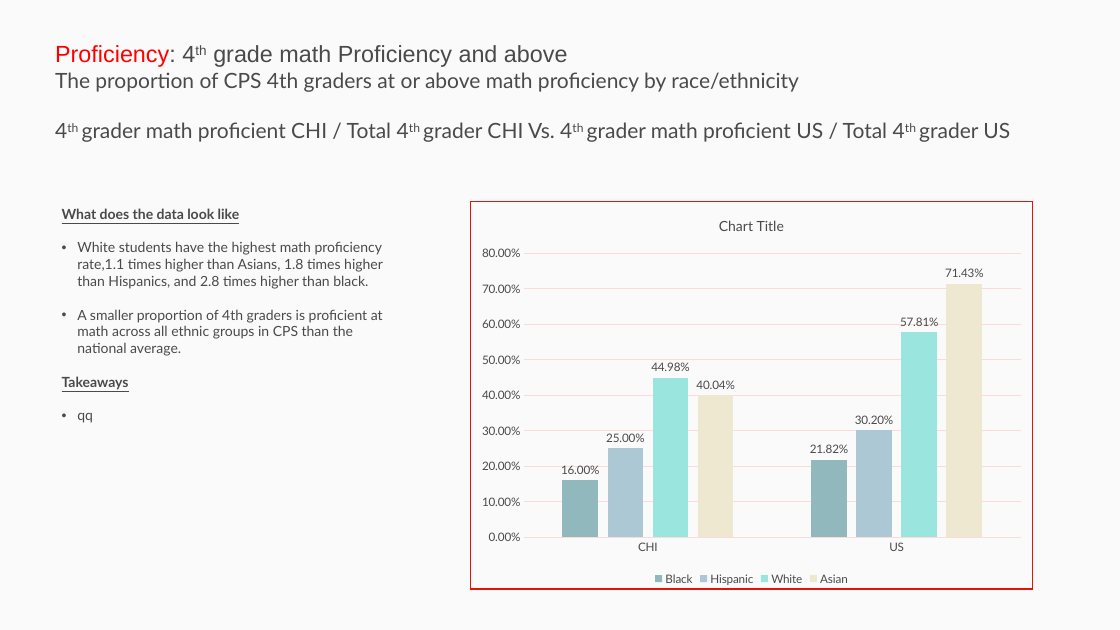
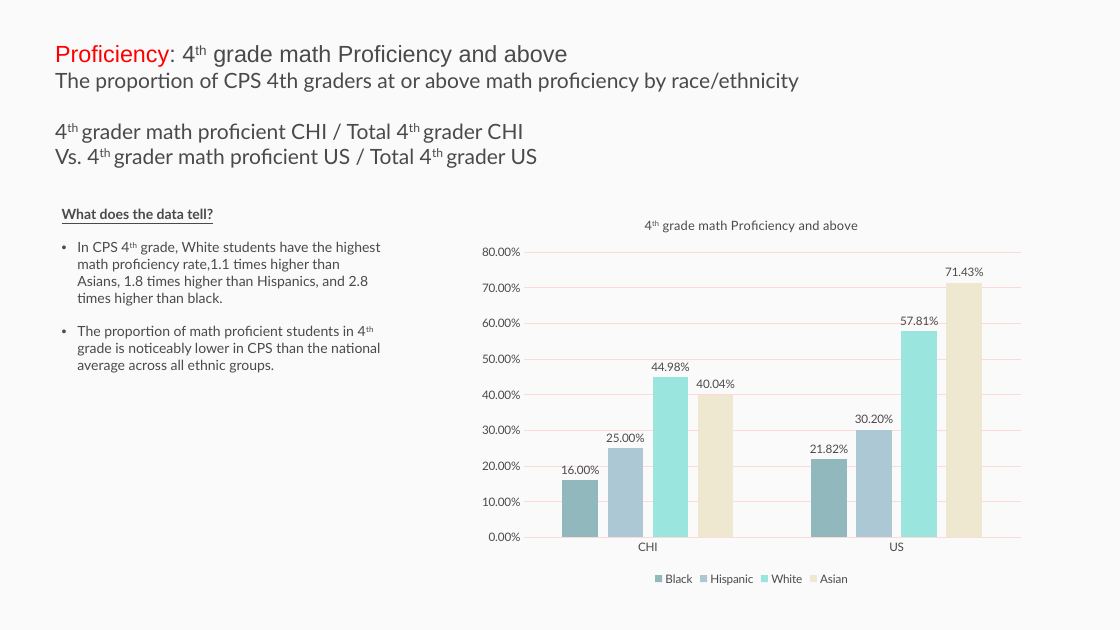
Before and after one commit to p33chicago/P33-DEI-dashboard-project, a slide deck: slide 4 of Deep diving plots.pptx. Drawn at 1120x630 pixels with LibreOffice and Linux fonts; fonts in the diff are those of the drawing. Boxes give left, top, right and bottom in pixels: in the first picture for what was removed or moved away, otherwise in the second. Text is boxed around its words. In the diff, an @@ line names an element or a change of style, - is before the commit and + after.

```diff
--- a/Deep diving plots.pptx
+++ b/Deep diving plots.pptx
@@ rectangle removed at <box>0,0,1120,630</box> @@
@@ text at <box>55,123,538,168</box>: text changed @@
-4th grader math proficient CHI / Total 4th grader CHI Vs. 4th grader math proficient US / Total 4th grader US
+4th grader math proficient CHI / Total 4th grader CHI
+Vs. 4th grader math proficient US / Total 4th grader US
@@ text at <box>62,208,381,373</box>: text changed @@
-What does the data look like
-• White students have the highest math proficiency rate,1.1 times higher than Asians, 1.8 times higher than Hispanics, and 2.8 times higher than black.
-• A smaller proportion of 4th graders is proficient at math across all ethnic groups in CPS than the national average.
-Takeaways
-• qq
+What does the data tell?
+• In CPS 4th grade, White students have the highest math proficiency rate,1.1 times higher than Asians, 1.8 times higher than Hispanics, and 2.8 times higher than black.
+• The proportion of math proficient students in 4th grade is noticeably lower in CPS than the national average across all ethnic groups.
@@ column chart at <box>471,202,1032,590</box> @@
@@ title "4th grade math Proficiency and above " added @@
@@ rectangle removed at <box>471,202,1032,590</box> @@
```
Also in this commit, not shown: 10 other slides changed, 1 other file.
